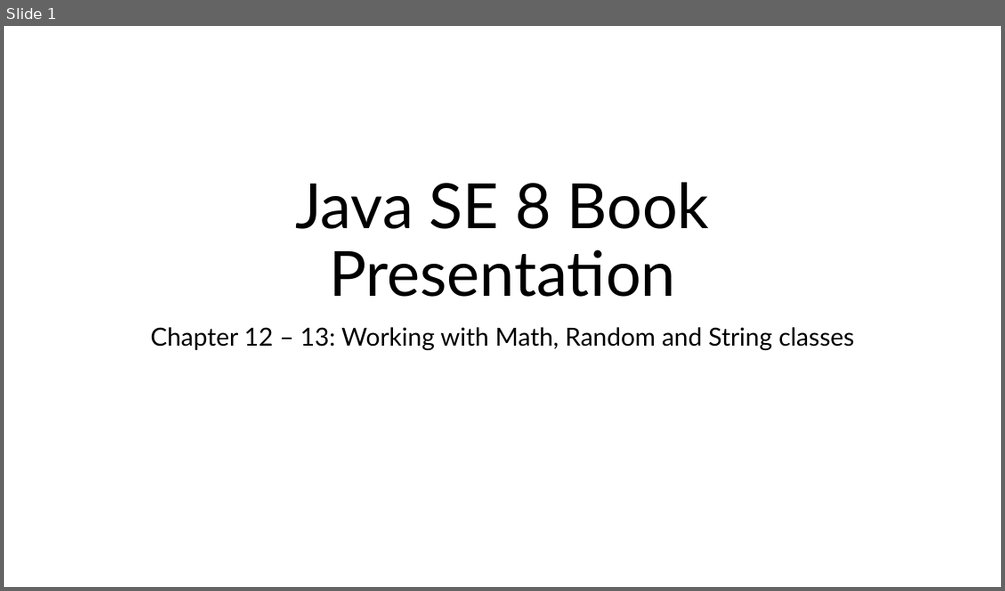
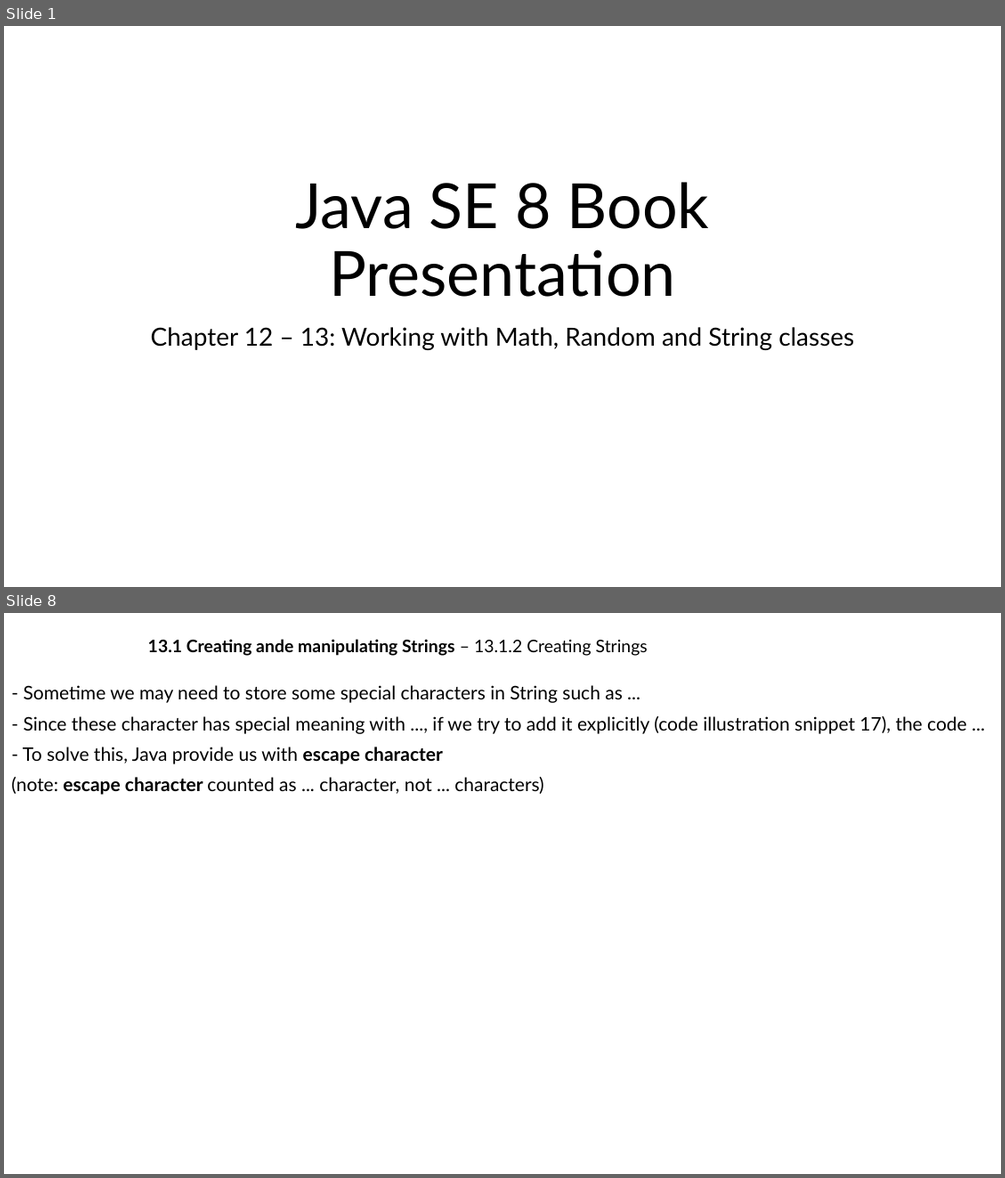
Before and after one commit to MaiDinhVinh/CS-Java, a slide deck: Java SE 8 Teaching Material/Chapter 12 + 13 - Working with Math, Random and String classes/Chapter 12 + 13 - Working with Math, Random and String classes.pptx. Shown one above the other, each under a label of ours: slide 1 before the commit, slides 1 and 8 after it; the slides between them are not shown. The pictures are 1005x591 and 1005x1178 pixels, drawn with LibreOffice and Linux fonts; fonts in the diff are those of the drawing. Boxes give left, top, right and bottom in pixels: in the first picture for what was removed or moved away, otherwise in the second. Text is boxed around its words. In the diff, an @@ line names an element or a change of style, - is before the commit and + after.

```diff
--- a/Java SE 8 Teaching Material/Chapter 12 + 13 - Working with Math, Random and String classes/Chapter 12 + 13 - Working with Math, Random and String classes.pptx
+++ b/Java SE 8 Teaching Material/Chapter 12 + 13 - Working with Math, Random and String classes/Chapter 12 + 13 - Working with Math, Random and String classes.pptx
@@ slide 8 added at <box>4,613,1001,1174</box>, background #FFFFFF @@
@@ subtitle added at <box>148,639,647,656</box>, 16.6 pt, text #000000, bold @@
+13.1 Creating ande manipulating Strings – 13.1.2 Creating Strings
@@ text added at <box>11,685,967,795</box>, 18 pt, text #000000 @@
+- Sometime we may need to store some special characters in String such as ...
+- Since these character has special meaning with ..., if we try to add it explicitly (code illustration snippet 17), the code ...
+- To solve this, Java provide us with escape character
+(note: escape character counted as ... character, not ... characters)
```
Also in this commit, not shown: 1 slide changed, 13 other slides added.
